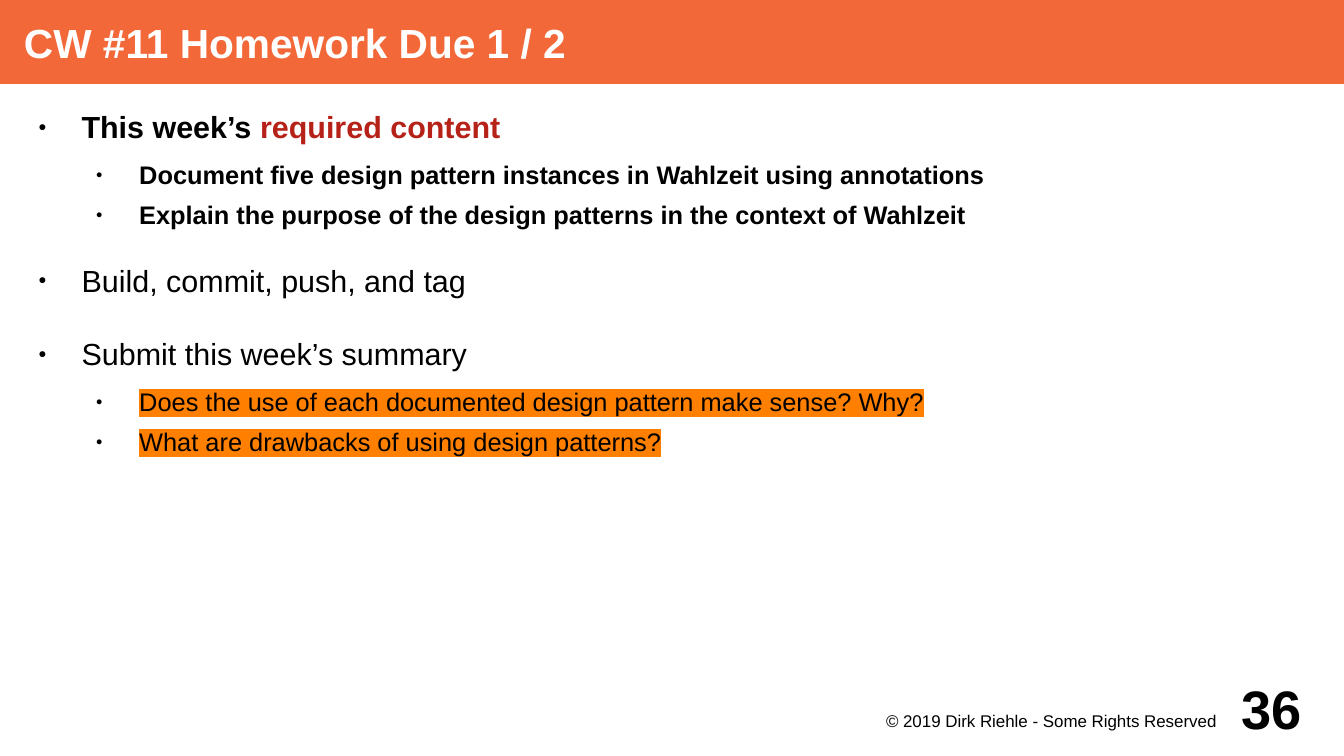
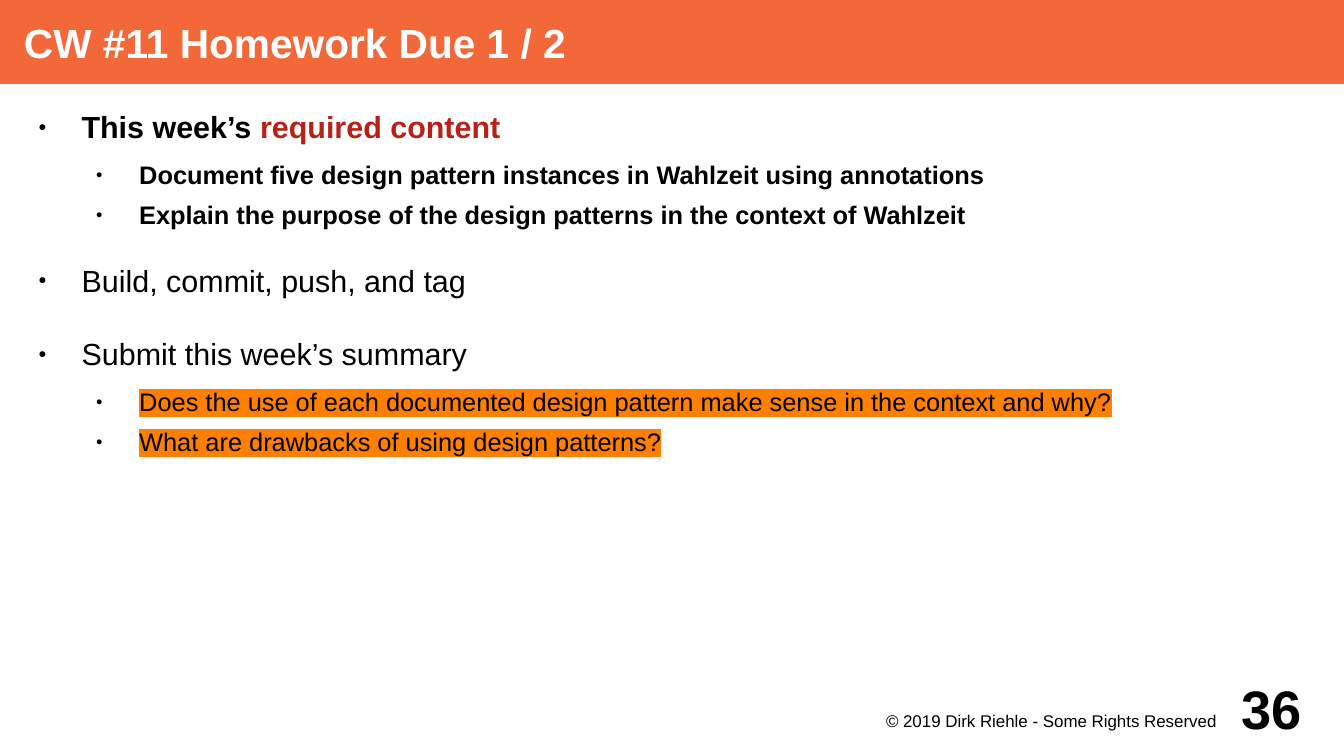
Before and after one commit to dirkriehle/adap-course, a slide deck: slide 36 of Lecture Slides/ADAP A02 - Course Schedule.odp. Drawn at 1344x756 pixels with LibreOffice and Linux fonts; fonts in the diff are those of the drawing. Boxes give left, top, right and bottom in pixels: in the first picture for what was removed or moved away, otherwise in the second. Text is boxed around its words. In the diff, an @@ line names an element or a change of style, - is before the commit and + after.

Commit message:
Rework additional homework questions

```diff
--- a/Lecture Slides/ADAP A02 - Course Schedule.odp
+++ b/Lecture Slides/ADAP A02 - Course Schedule.odp
@@ text at <box>139,392,1111,417</box>: text changed @@
-  ● Does the use of each documented design pattern make sense? Why?
+  ● Does the use of each documented design pattern make sense in the context and why?
```
Also in this commit, not shown: 4 other slides changed.
